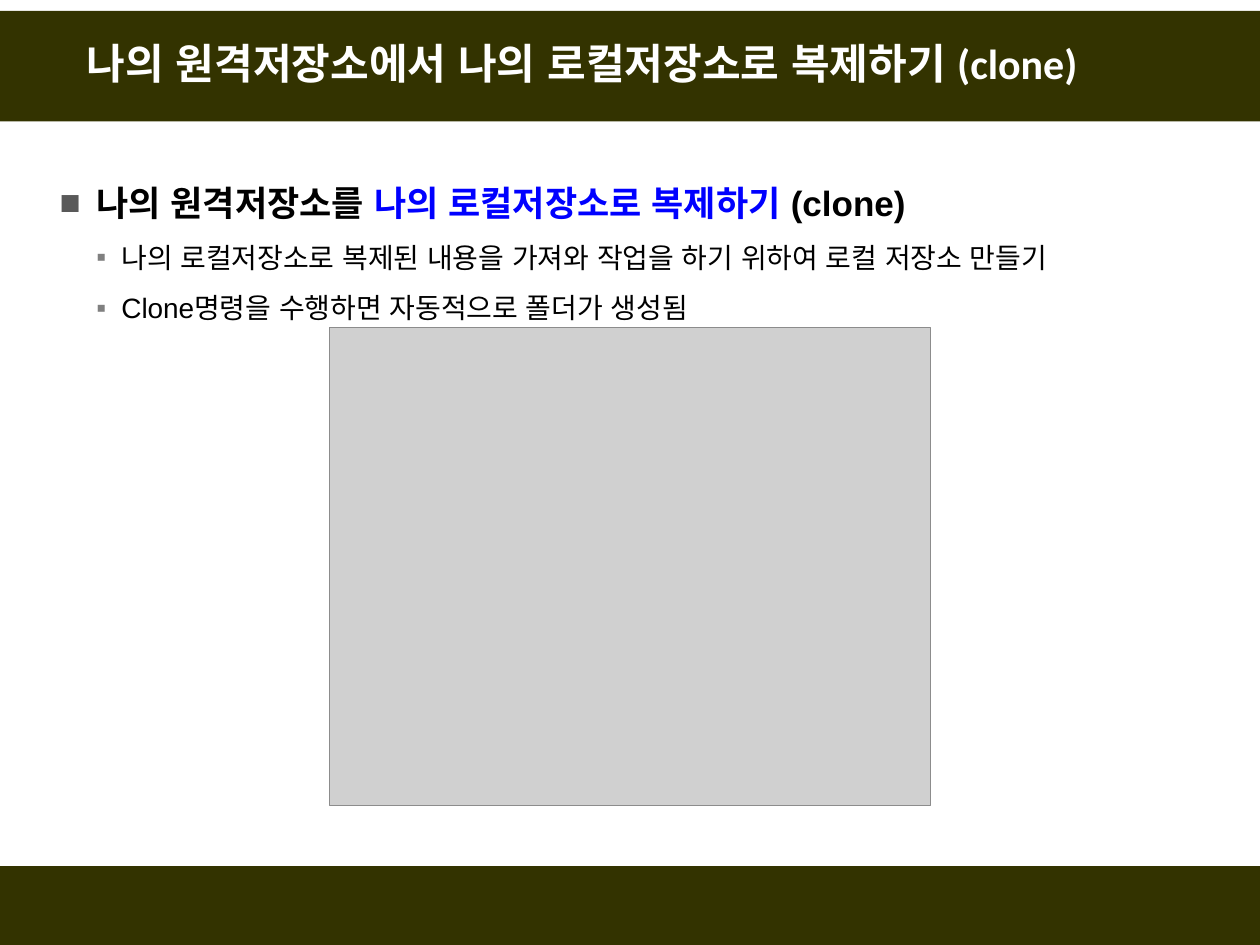
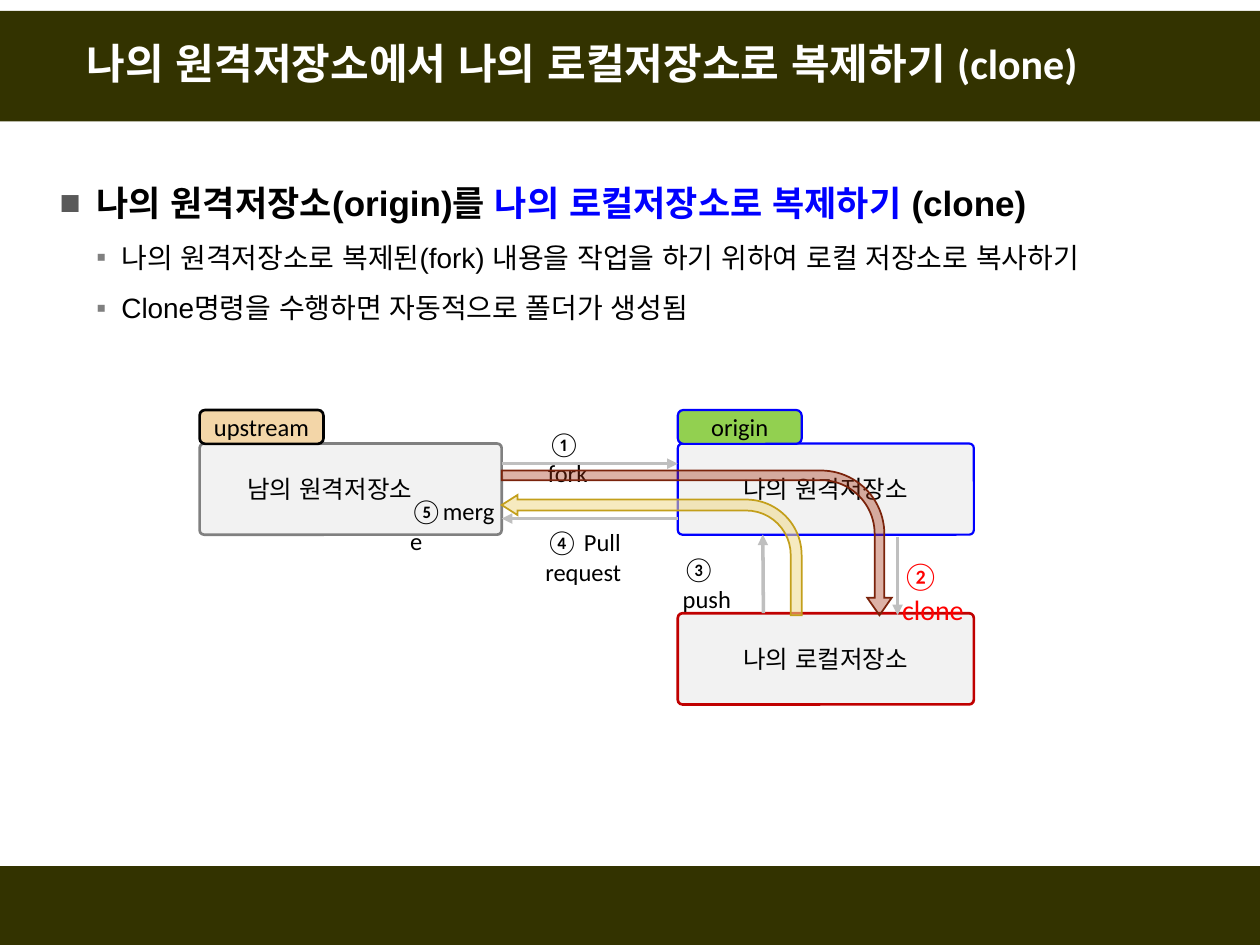
Before and after one commit to fasthill/github-lecture, a slide deck: slide 8 of git및github첫걸음3-forkclonePR.pptx. Drawn at 1260x945 pixels with LibreOffice and Linux fonts; fonts in the diff are those of the drawing; grey boxes stand for pictures. Boxes give left, top, right and bottom in pixels: in the first picture for what was removed or moved away, otherwise in the second. Text is boxed around its words. In the diff, an @@ line names an element or a change of style, - is before the commit and + after.

```diff
--- a/git및github첫걸음3-forkclonePR.pptx
+++ b/git및github첫걸음3-forkclonePR.pptx
@@ text at box(96, 186, 1079, 274): text changed @@
-■ 나의 원격저장소를 나의 로컬저장소로 복제하기 (clone)
-  ▪ 나의 로컬저장소로 복제된 내용을 가져와 작업을 하기 위하여 로컬 저장소 만들기
+■ 나의 원격저장소(origin)를 나의 로컬저장소로 복제하기 (clone)
+  ▪ 나의 원격저장소로 복제된(fork) 내용을 작업을 하기 위하여 로컬 저장소로 복사하기
@@ picture removed at box(330, 328, 931, 805) @@
@@ rounded rectangle added at box(199, 410, 323, 444), fill #F3D6A8, outline #000000 1.5 pt, 14 pt, text #000000 @@
+upstream
@@ rounded rectangle added at box(678, 410, 801, 444), fill #92D050, outline #0000FF 1.25 pt, 14 pt, text #000000 @@
+origin
@@ rounded rectangle added at box(199, 444, 501, 534), fill #F2F2F2, outline #808080 1.5 pt, 14 pt, text #000000 @@
+남의 원격저장소
@@ text added at box(548, 433, 588, 488), 14 pt, text #000000 @@
+① fork
@@ rounded rectangle added at box(678, 444, 974, 534), fill #F2F2F2, outline #0000FF 1.25 pt, 14 pt, text #000000 @@
+나의 원격저장소
@@ arrow added from (501, 464) to (678, 464), #BFBFBF 2 pt @@
@@ bent arrow added at box(501, 470, 891, 615), fill #A5300F at 37% opacity, outline #7A240B 1 pt @@
@@ text added at box(398, 490, 513, 533), 14 pt, text #000000 @@
+⑤merge
@@ bent arrow added at box(501, 495, 801, 615), fill #EFDA8E at 56% opacity, outline #C39F1B 1 pt @@
@@ arrow added from (678, 519) to (501, 519), #BFBFBF 2 pt @@
@@ text added at box(545, 532, 621, 585), 14 pt, text #000000 @@
+④ Pull
+request
@@ arrow added from (764, 614) to (762, 534), #BFBFBF 2 pt @@
@@ arrow added from (897, 537) to (897, 615), #BFBFBF 2 pt @@
@@ text added at box(683, 558, 731, 614), 14 pt, text #000000 @@
+③ push
@@ text added at box(902, 563, 963, 620), 16 pt, text #FF0000 @@
+② clone
@@ rounded rectangle added at box(678, 614, 974, 704), fill #F2F2F2, outline #C00000 1.5 pt, 14 pt, text #000000 @@
+나의 로컬저장소
```
Also in this commit, not shown: 31 other slides changed, 2 slides added.
